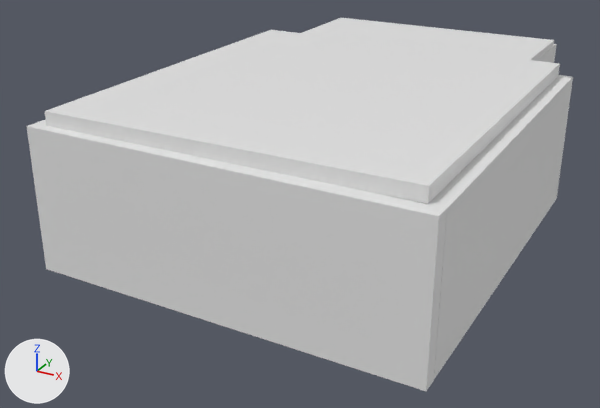
The FBX model Assets/Models/Nivells/Nivell_2.fbx, before and after one commit.
One viewpoint serves both versions: a camera (50 mm lens) standing at (11.73, -30.04, 11.5) and looking at (-0.55, -7.71, 0.34). Every picture has the same lights, and +X, +Y and +Z are marked at lower left. Where no turn or scale is listed for an object, it has been applied to the vertices. Vertices at the same position are counted once.

Names of what the first picture shows: 'Cube.003', 'pared', 'pared.001', 'pared.004', 'techo', 'techo_bar'.
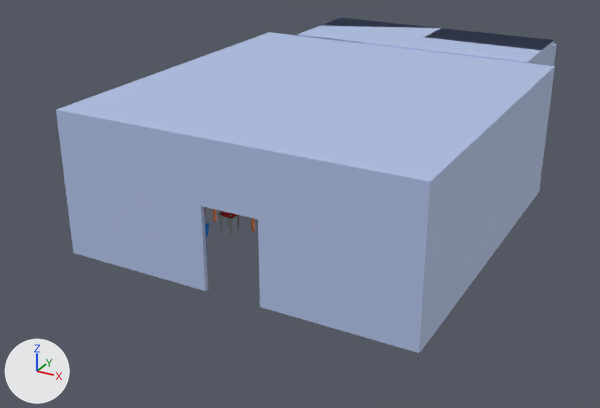
Where the newer file only moved an object's origin or applied its transform, the numbers keep the older frame.

The change, as a diff of the scene's bpy script:
```diff
--- a/Assets/Models/Nivells/Nivell_2.fbx.py
+++ b/Assets/Models/Nivells/Nivell_2.fbx.py
@@ mat_messa @@
+mat_messa = principled_material('messa')
+mat_messa.base_color = (1.0, 0.275, 0.0988)  # orange #ff8f59
@@ mat_silla @@
+mat_silla = principled_material('silla')
+mat_silla.base_color = (0.8, 0.0, 0.00293)  # red #e7000a
@@ mat_silla_001 @@
+mat_silla_001 = principled_material('silla.001')
+mat_silla_001.base_color = (0.338, 0.363, 0.35)  # grey #9da2a0
+mat_silla_001.metallic = 1.0
+mat_silla_001.roughness = 0.0
@@ me_cube_054 @@
 me_cube_054.from_pydata(...)  # 287 vertices, 290 faces; spans x -0.307..0.415, y -0.355..0.307, z -1.17..0.176
+me_cube_054.materials.append(mat_silla_alta)  # blue #008ce7
@@ me_cube_061 @@
 # used by ob_pared_004; location = (6.37, -8.06, 0.77); scale = (0.235, 6.08, 1.0)
-me_cube_061.from_pydata(...)  # 16 vertices, 14 faces; spans x -5.39..1.0, y -1.0..1.04, z -1.0..3.45
+me_cube_061.from_pydata(...)  # 8 vertices, 6 faces; spans x -1.0..1.0, y -1.1..1.64, z -1.0..1.45
+# me_cube_061 part 1: the whole mesh is rebuilt
+# me_cube_061 part 2: the surface is now shaded flat
+me_cube_061.materials.append(mat_pared_004)  # blue #b1c2e7
@@ me_cube_034 @@
-me_cube_034.from_pydata(...)  # 8 vertices, 6 faces; spans x -3.62..5.37, y -0.18..0.18, z -1.81..2.62
+me_cube_034.from_pydata(...)  # 8 vertices, 6 faces; spans x -3.63..5.34, y -3.97..-0.17, z 2.59..2.83
+# me_cube_034 part 3: the whole mesh is rebuilt
+me_cube_034.materials.append(mat_pared_003)  # blue #b1c2e7
@@ me_cube_046 @@
 me_cube_046.from_pydata(...)  # 114 vertices, 112 faces; spans x -5.0..5.0, y -3.04..3.04, z -2.34..1.0
 # used by ob_messa_001; location = (3.033, -8.855, 0.672); rotation_euler = (0.0, 0.0, 1.495), in degrees (0, 0, 86); scale = (0.169, 0.204, 0.299)
+# me_cube_046 part 6: 100 of the faces centred in x -5.0..5.0, y -3.04..3.04, z -2.34..1.0 switch from no material to mat_messa (orange #ff8f59)
+me_cube_046.materials.append(mat_messa_001)  # red #e75e54
@@ me_cube_011 @@
 me_cube_011.from_pydata(...)  # 8 vertices, 6 faces; spans x -0.18..0.18, y -2.36..1.44, z -1.81..2.61
+me_cube_011.materials.append(mat_pared_004)  # blue #b1c2e7
@@ me_cube_047 @@
 me_cube_047.from_pydata(...)  # 128 vertices, 129 faces; spans x -1.0..1.0, y -1.03..1.0, z -0.68..2.39
 # used by ob_silla_008; location = (-3.086, -8.623, 0.249); rotation_euler = (0.0, 0.0, -1.518), in degrees (0, 0, -87); scale = (0.26, 0.225, 0.376)
+# me_cube_047 part 4: 95 of the faces centred in x -1.0..1.0, y -1.03..1.0, z -0.68..2.36 switch from no material to mat_silla_001 (grey #9da2a0)
+# me_cube_047 part 5: 16 of the faces centred in x -0.94..0.94, y -0.92..0.0, z 0.88 switch from no material to mat_silla (red #e7000a)
@@ me_cube_064 @@
 me_cube_064.from_pydata(...)  # 8 vertices, 6 faces; spans x -1.1..1.0, y -1.0..-0.24, z -1.0..1.0
-me_cube_064.materials.append(mat_material_003)  # white #e7e7e7
+me_cube_064.materials.append(mat_pared)  # blue #b1c2e7
@@ me_cylinder @@
 me_cylinder.from_pydata(...)  # 160 vertices, 130 faces; spans x -0.86..0.86, y -0.86..0.86, z -1.21..-0.01
+me_cylinder.materials.append(mat_messa_001)  # red #e75e54
@@ me_cube_050_1 @@
+me_cube_050_1.from_pydata(...)  # a box spanning x -1.1..1.0, y -1.0..-0.24, z -1.0..1.0
+me_cube_050_1.materials.append(mat_pared_004)  # blue #b1c2e7
@@ ob_pared_004 @@
 ob_pared_004 = bpy.data.objects.new('pared.004', me_cube_061)
-ob_pared_004.location = (6.37, -8.06, 0.77)
-ob_pared_004.scale = (0.235, 6.08, 1.0)
+ob_pared_004.location = (-0.26, 2.13, 1.72)
+ob_pared_004.rotation_euler = (0.0, 0.0, -1.571)  # degrees (0, 0, -90)
+ob_pared_004.scale = (0.181, 3.27, 1.81)
@@ ob_techo @@
-ob_techo = bpy.data.objects.new('techo', me_cube_063)
@@ ob_cube_003 @@
-ob_cube_003 = bpy.data.objects.new('Cube.003', me_cube_062)
@@ ob_pared_003 @@
-ob_pared_003 = bpy.data.objects.new('pared.003', me_cube_060)
-ob_pared_003.location = (-5.24, -8.06, 0.77)
-ob_pared_003.scale = (0.235, 6.08, 1.0)
+ob_pared_003 = bpy.data.objects.new('pared.003', me_cube_064)
+ob_pared_003.location = (0.37, -3.04, 4.44)
+ob_pared_003.rotation_euler = (0.0, 0.0, -3.142)  # degrees (0, 0, -180)
+ob_pared_003.scale = (4.26, 5.0, 0.12)
@@ ob_messa_001 @@
 ob_messa_001 = bpy.data.objects.new('messa.001', me_cube_046)
+ob_messa_001.parent = ob_mesas
 ob_messa_001.location = (3.033, -8.855, 0.672)
@@ ob_silla_006 @@
 ob_silla_006 = bpy.data.objects.new('silla.006', me_cube_044)
+ob_silla_006.parent = ob_empty
 ob_silla_006.location = (2.894, -7.57, 0.249)
@@ ob_silla_008 @@
 ob_silla_008 = bpy.data.objects.new('silla.008', me_cube_047)
+ob_silla_008.parent = ob_empty
 ob_silla_008.location = (-3.086, -8.623, 0.249)
@@ ob_techo_bar @@
-ob_techo_bar = bpy.data.objects.new('techo_bar', me_cube_064)
+ob_techo_bar = bpy.data.objects.new('techo_bar', me_cube_050_1)
 ob_techo_bar.location = (0.37, -3.04, 4.44)
@@ ob_mesas @@
+ob_mesas = bpy.data.objects.new('mesas', None)
+ob_mesas.location = (0.0, -7.789, 0.0)
@@ ob_empty @@
+ob_empty = bpy.data.objects.new('Empty', None)
+ob_empty.location = (0.0, -9.437, 0.0)
@@ ob_paredes @@
+ob_paredes = bpy.data.objects.new('paredes', me_cube_046_1)  # 176 vertices, 174 faces; spans x -5.58..5.58, y -5.87..5.87, z -4.52..0.06; in mat_pared_004 (blue #b1c2e7), mat_pared_005 (blue #4ea9e7)
+ob_paredes.location = (0.4, -7.7, 4.45)
```

Boxes [x1, y1, x2, y2] around the edits, measured in the pictures (600 x 408 px; the box of a moved part takes in the faces that stretch with it):
'paredes', added (blue): after [56, 32, 555, 353]
'Cube.003', deleted: before [27, 122, 447, 391]
'techo', deleted: before [45, 30, 560, 204]
'pared.004', reshaped, moved, turned, rescaled: before [428, 75, 573, 379]; after [552, 44, 557, 66]
'techo_bar', recoloured (white to blue): [297, 18, 554, 62] in both
'silla.008', recoloured, moved (not visible before): after [218, 210, 240, 235]
'pared', recoloured: [533, 46, 554, 66] in both
'messa.001', recoloured, moved (not visible before): after [213, 209, 255, 231]
'tamburete', recoloured: [205, 223, 209, 257] in both
'pared.003', recoloured, reshaped, moved, turned, rescaled (not visible afterwards): before [40, 119, 46, 123]
part 1 of me_cube_061, cut back: before [428, 75, 573, 379]; after [552, 44, 557, 66]
part 3 of me_cube_034, moved or reshaped: before [552, 44, 557, 63]; after [314, 36, 554, 64]
part 4 of me_cube_047, recoloured: after [218, 210, 240, 235]
part 5 of me_cube_047, recoloured: after [219, 212, 237, 218]
